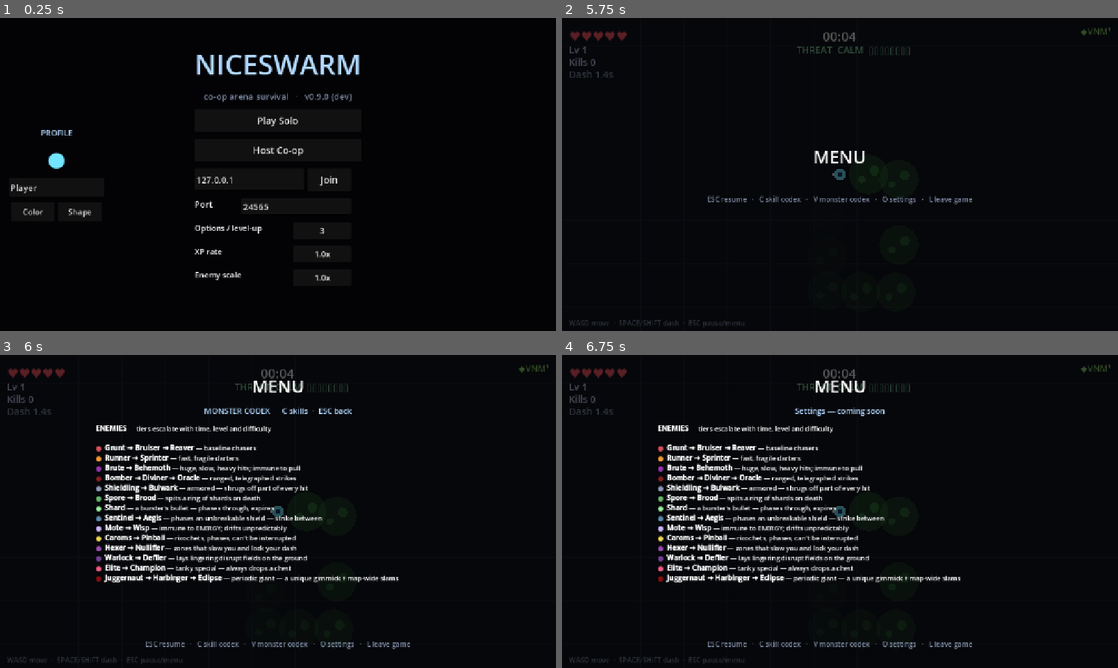
Above: before the commit, frames 1-4 (two rows, left to right).
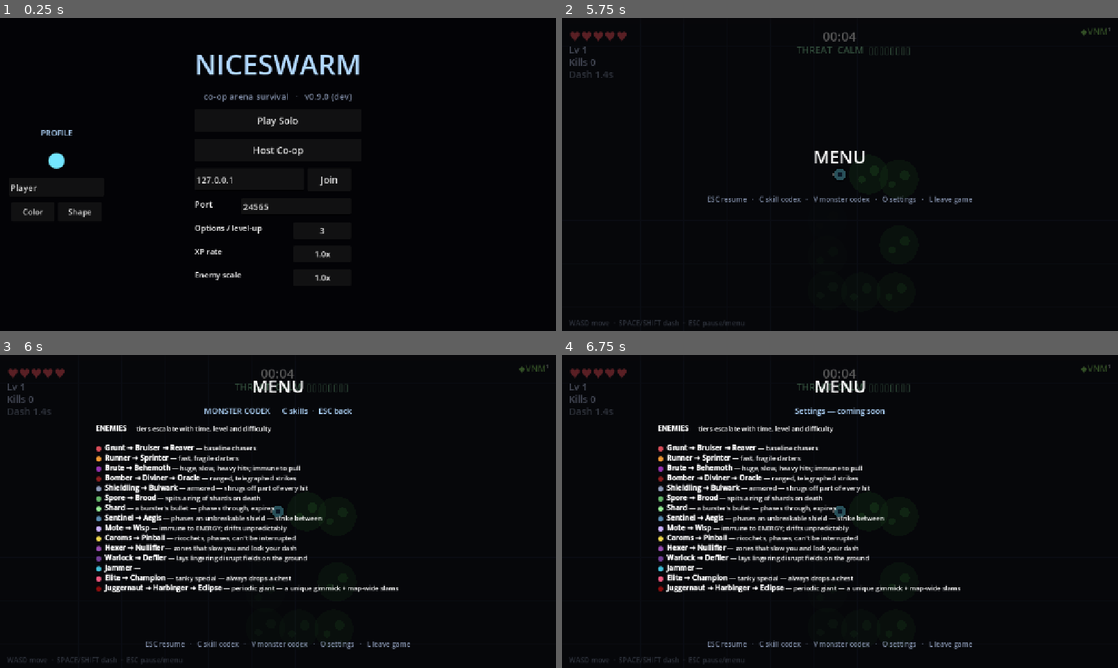
Above: after the commit, the same moments.

Repository: ICQCQ/NiceSwarm
Game: Godot game, scene res://scenes/main.tscn
The game is run twice, just before and just after one commit, with the same random seed, the same clock (stepped at 60 frames per second) and the same inputs.
Inputs:
- Up to frame 1 (0.25 s): no input
- Up to frame 2 (5.75 s): click "Play Solo" at 0.5 s; click "1. Venom Trail — leave toxic …" at 1.25 s; tap Enter at 2 s; hold D 2.03-2.78 s; hold Shift 2.03-2.78 s; tap Space at 2.27, 3.02, 4.52, 5.27 s; hold S 2.78-3.53 s; tap R at 2.85 s; hold D 3.53-4.28 s; tap M at 3.6 s; hold W 4.28-5.03 s; tap 1 at 4.35 s; hold A from 5.03 s (still down); tap C at 5.1 s; tap Escape at 5.65 s
- Up to frame 3 (6 s): keep holding A; tap V at 5.85 s
- Up to frame 4 (6.75 s): tap Space at 6.02, 6.5 s; release A at 6.53 s; hold S from 6.53 s (still down); tap O at 6.6 s

Frames 1-2 are identical in both runs. In frame 3, 1.8% of the frame differs, in the area x 17-72%, y 66-76%; in frame 4, 1.8%.

Commit message:
feat: add interceptor enemy class with jamming field mechanics

Diff:
--- a/scripts/config/enemy_config.gd
+++ b/scripts/config/enemy_config.gd
@@ -64,6 +64,9 @@
 		{"name": "Warlock", "hp0": 14.0, "hpk": 4.0, "spd": 85.0, "spdk": 1.0, "r": 16.0, "dmg": 1, "xp": 5, "col": Color(0.45, 0.25, 0.6), "shape": "diamond", "caster": true, "pattern": 0, "effect": 2, "cr": 95.0, "cd": 0, "cdt": 3.2, "keep": 320.0},
 		{"name": "Defiler", "hp0": 24.0, "hpk": 5.0, "spd": 82.0, "spdk": 1.0, "r": 18.0, "dmg": 1, "xp": 8, "col": Color(0.5, 0.28, 0.66), "shape": "diamond", "caster": true, "pattern": 1, "effect": 2, "cr": 85.0, "cd": 0, "cdt": 3.6, "keep": 340.0},
 	],
+	"interceptor": [  # projects a jamming field that destroys player projectiles inside it
+		{"name": "Jammer", "hp0": 12.0, "hpk": 4.0, "spd": 65.0, "spdk": 1.0, "r": 17.0, "dmg": 1, "xp": 6, "col": Color(0.25, 0.75, 0.85), "shape": "hex", "pull_imm": true, "intercept_radius": 110.0},
+	],
 	"elite": [  # tanky specials that always drop a chest
 		{"name": "Elite", "hp0": 40.0, "hpk": 18.0, "spd": 100.0, "spdk": 0.0, "r": 18.0, "dmg": 1, "xp": 8, "col": Color(0.95, 0.35, 0.5), "shape": "circle", "elite": true, "pull_imm": true},
 		{"name": "Champion", "hp0": 95.0, "hpk": 30.0, "spd": 110.0, "spdk": 0.0, "r": 22.0, "dmg": 2, "xp": 14, "col": Color(1.0, 0.45, 0.6), "shape": "circle", "elite": true, "pull_imm": true},
@@ -98,6 +101,7 @@
 	{"cls": "burster",   "weight": 1, "unlock": 180.0},
 	{"cls": "disruptor", "weight": 1, "unlock": 210.0},
 	{"cls": "defiler",   "weight": 1, "unlock": 300.0},
+	{"cls": "interceptor", "weight": 1, "unlock": 240.0},
 ]
 
 # Periodic "special" spawns (tanks/elites/casters), one per key. Each fires on
--- a/scripts/core/spawner.gd
+++ b/scripts/core/spawner.gd
@@ -317,6 +317,7 @@
 	e.summon_count = d.get("summon_count", 0)
 	e.summon_cooldown = d.get("summon_cooldown", 0.0)
 	e.summon_timer = e.summon_cooldown
+	e.intercept_radius = d.get("intercept_radius", 0.0)
 	# configured enemy-scale multiplier (difficulty is already baked into hp/speed above)
 	e.hp *= main.cfg_enemy_scale
 	e.speed *= lerpf(1.0, main.cfg_enemy_scale, 0.4)
--- a/scripts/enemies/enemy.gd
+++ b/scripts/enemies/enemy.gd
@@ -76,6 +76,7 @@
 var summon_count := 0
 var summon_cooldown := 0.0
 var summon_timer := 0.0
+var intercept_radius := 0.0  # Interceptor: player projectiles within this radius are destroyed
 var flash := 0.0
 var knockback := Vector2.ZERO
 var slow_timer := 0.0
@@ -396,6 +397,9 @@
 	if shielded:  # sentinel: an impenetrable bubble — wait it out
 		draw_circle(Vector2.ZERO, radius + 6.0, Color(0.5, 0.8, 1.0, 0.28))
 		draw_arc(Vector2.ZERO, radius + 6.0, 0.0, TAU, 28, Color(0.7, 0.9, 1.0, 0.9), 2.5)
+	if intercept_radius > 0.0:  # interceptor: jamming field that shoots down projectiles
+		draw_circle(Vector2.ZERO, intercept_radius, Color(0.3, 0.85, 0.95, 0.07))
+		draw_arc(Vector2.ZERO, intercept_radius, 0.0, TAU, 40, Color(0.4, 0.9, 1.0, 0.5), 1.5)
 
 
 ## Distinct silhouette per class so enemies read at a glance. Polygons point along
--- a/scripts/enemies/enemy_grid.gd
+++ b/scripts/enemies/enemy_grid.gd
@@ -12,6 +12,7 @@
                        # `distance <= radius + e.radius` checks
 
 static var _cells: Dictionary = {}
+static var _interceptors: Array[Enemy] = []
 static var _frame: int = -1
 
 
@@ -21,6 +22,7 @@
 		return
 	_frame = f
 	_cells.clear()
+	_interceptors.clear()
 	var tree := Engine.get_main_loop() as SceneTree
 	if tree == null:
 		return
@@ -30,6 +32,8 @@
 		if not _cells.has(key):
 			_cells[key] = [] as Array[Enemy]
 		(_cells[key] as Array[Enemy]).append(e)
+		if e.intercept_radius > 0.0:
+			_interceptors.append(e)
 
 
 ## Enemies in cells overlapping the box [pos-radius, pos+radius]. Pass the same
@@ -57,3 +61,15 @@
 	for bucket in _cells.values():
 		result.append_array(bucket)
 	return result
+
+
+## True if `pos` falls inside an Interceptor's jamming field (player projectiles
+## are destroyed there). Interceptors are rare, so this is a short linear scan
+## over the per-frame cache rather than a grid lookup — cheap even if several
+## are alive at once, and free (empty list) when none are.
+static func in_interceptor_zone(pos: Vector2) -> bool:
+	_ensure_fresh()
+	for e in _interceptors:
+		if pos.distance_to(e.global_position) <= e.intercept_radius:
+			return true
+	return false
--- a/scripts/spawned/frost_shard.gd
+++ b/scripts/spawned/frost_shard.gd
@@ -19,6 +19,9 @@
 	rotation = velocity.angle()
 	life -= delta
 	if life <= 0.0:
+		queue_free()
+		return
+	if EnemyGrid.in_interceptor_zone(global_position):
 		queue_free()
 		return
 	for e in EnemyGrid.near(global_position, hit_radius):
--- a/scripts/spawned/missile_proj.gd
+++ b/scripts/spawned/missile_proj.gd
@@ -38,6 +38,9 @@
 	position += velocity * delta
 	rotation = velocity.angle()
 	queue_redraw()
+	if EnemyGrid.in_interceptor_zone(global_position):
+		queue_free()
+		return
 	if target != null and is_instance_valid(target) \
 			and global_position.distance_to(target.global_position) <= 10.0 + target.radius:
 		_explode()
--- a/scripts/spawned/projectile.gd
+++ b/scripts/spawned/projectile.gd
@@ -53,6 +53,9 @@
 	life -= delta
 	if life <= 0.0:
 		queue_free()
+		return
+	if EnemyGrid.in_interceptor_zone(global_position):
+		queue_free()
 
 
 func _on_body_entered(body: Node) -> void:
Not shown, changed: ENEMY_DESIGN.md
